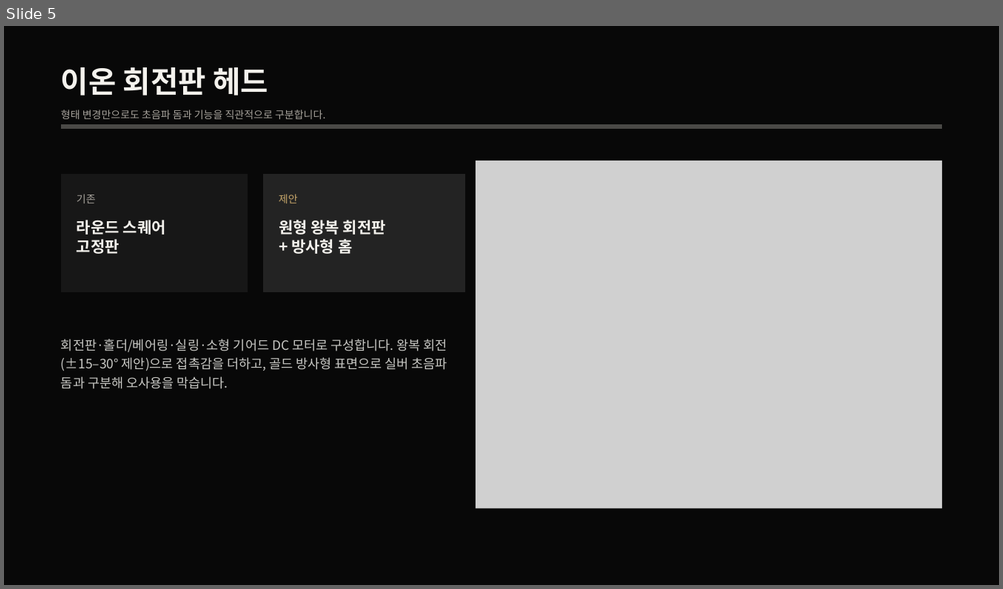
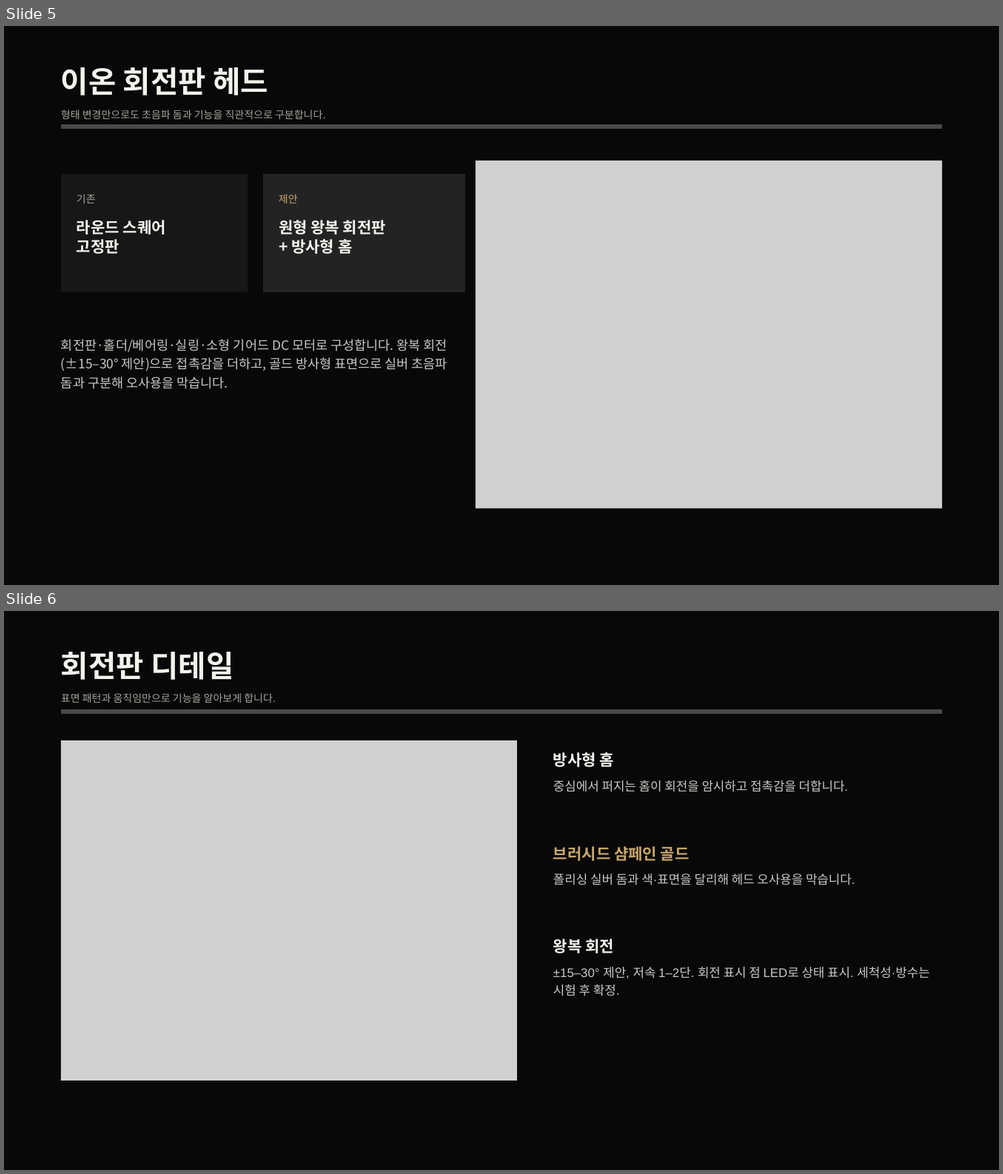
Before and after one commit to nyuwave1-pixel/robot-platform, a slide deck: deliverables/DERMA_HOME_개발업데이트_화이트.pptx. Shown one above the other, each under a label of ours: slide 5 before the commit, slides 5 and 6 after it. The pictures are 1003x589 and 1003x1174 pixels, drawn with LibreOffice and Linux fonts; fonts in the diff are those of the drawing; grey boxes stand for pictures. Boxes give left, top, right and bottom in pixels: in the first picture for what was removed or moved away, otherwise in the second. Text is boxed around its words. In the diff, an @@ line names an element or a change of style, - is before the commit and + after.

```diff
--- a/deliverables/DERMA_HOME_개발업데이트_화이트.pptx
+++ b/deliverables/DERMA_HOME_개발업데이트_화이트.pptx
@@ slide 6 added at (x1=4, y1=611, x2=999, y2=1170), background #080808 @@
@@ text added at (x1=61, y1=652, x2=233, y2=680), 43.5 pt, text #F4F2ED, bold @@
+회전판 디테일
@@ text added at (x1=61, y1=693, x2=276, y2=703), 15 pt, text #A6A29B @@
+표면 패턴과 움직임만으로 기능을 알아보게 합니다.
@@ freeform shape added at (x1=61, y1=709, x2=942, y2=713), fill #4A4946 @@
@@ picture added at (x1=61, y1=741, x2=518, y2=1080) @@
@@ text added at (x1=553, y1=752, x2=614, y2=767), 22.5 pt, text #F4F2ED, bold @@
+방사형 홈
@@ text added at (x1=553, y1=780, x2=848, y2=792), 18 pt, text #C9C9C5 @@
+중심에서 퍼지는 홈이 회전을 암시하고 접촉감을 더합니다.
@@ text added at (x1=553, y1=846, x2=689, y2=861), 22.5 pt, text #C7A66A, bold @@
+브러시드 샴페인 골드
@@ text added at (x1=553, y1=874, x2=854, y2=886), 18 pt, text #C9C9C5 @@
+폴리싱 실버 돔과 색·표면을 달리해 헤드 오사용을 막습니다.
@@ text added at (x1=553, y1=939, x2=614, y2=954), 22.5 pt, text #F4F2ED, bold @@
+왕복 회전
@@ text added at (x1=553, y1=967, x2=929, y2=997), 18 pt, text #C9C9C5 @@
+±15–30° 제안, 저속 1–2단. 회전 표시 점 LED로 상태 표시. 세척성·방수는 시험 후 확정.
```
Also in this commit, not shown: 3 other slides added, 1 other file.
